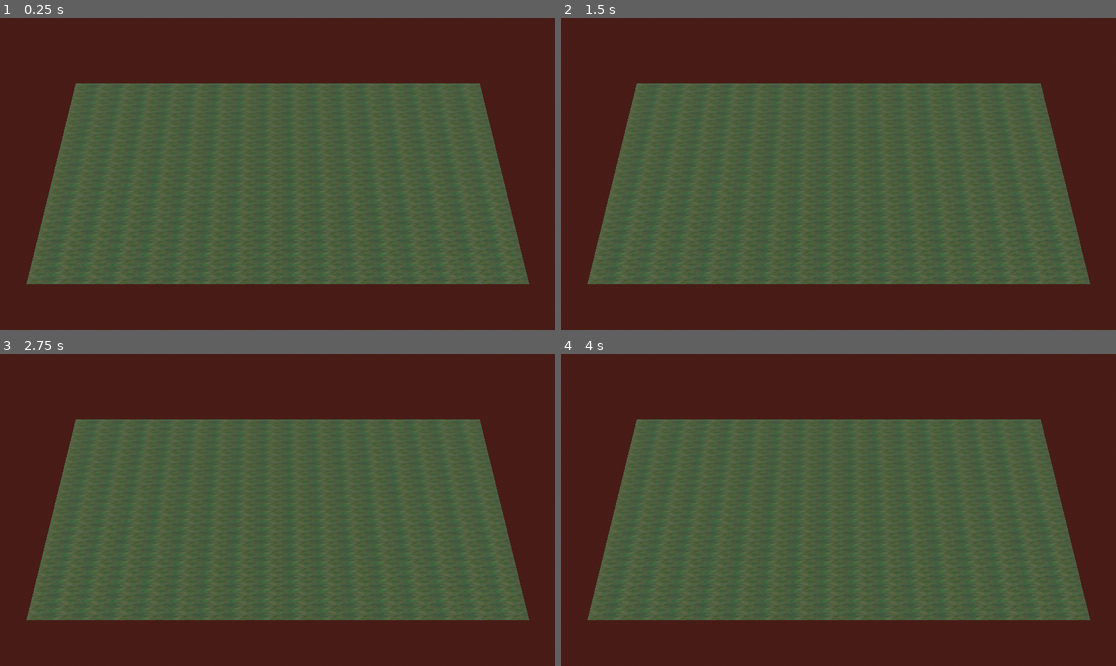
Above: before the commit, frames 1-4 (two rows, left to right).
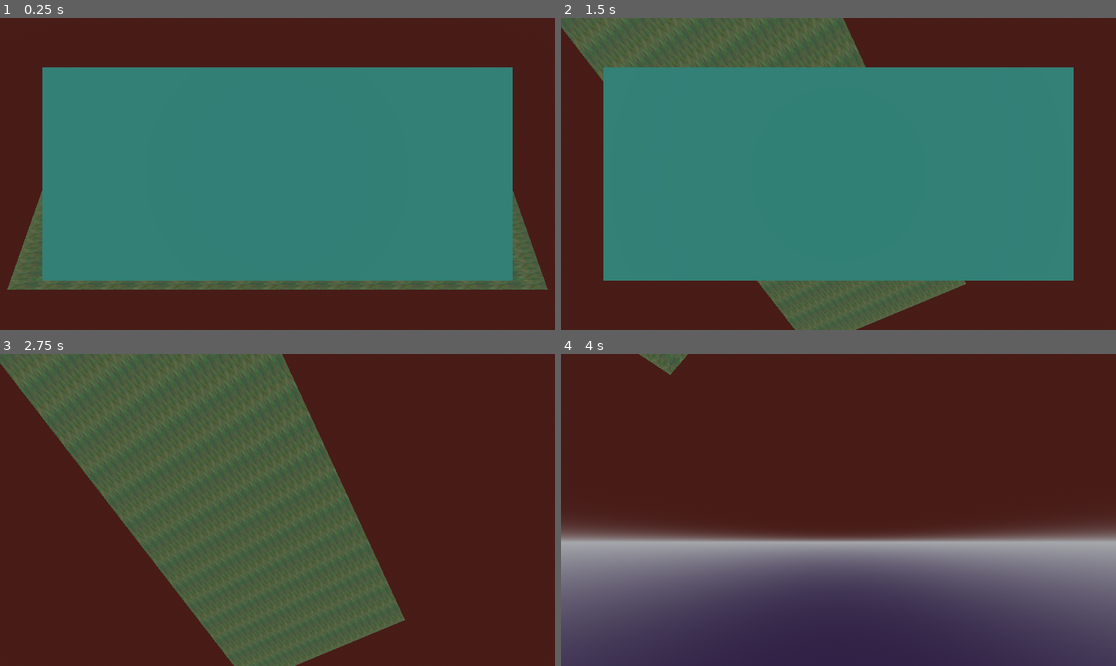
Above: after the commit, the same moments.

Repository: jacobarmbrecht/SpaceFootballCoach
Game: Godot game, scene res://scenes/main.tscn
Two runs of this game, one before a commit and one after it. Both use one fixed random seed, a clock stepped at 60 frames per second and the inputs below.
Inputs (mouse positions are in pixels of both pictures, inside the frame that each line leads up to):
- Up to frame 1 (0.25 s): no input
- Up to frame 2 (1.5 s): tap Enter at 0.5 s; move the mouse to (960, 158) at 0.52 s; tap V (change_view, bound only after the commit) at 0.6, 1.35 s; tap Space at 1.25 s; move the mouse to (727, 189) at 1.27 s
- Up to frame 3 (2.75 s): tap Enter at 2 s; move the mouse to (333, 441) at 2.02 s; tap V (change_view, bound only after the commit) at 2.1 s
- Up to frame 4 (4 s): tap Space at 2.75 s; move the mouse to (810, 572) at 2.77 s; tap V (change_view, bound only after the commit) at 2.85, 3.6 s; tap Enter at 3.5 s; move the mouse to (1005, 556) at 3.52 s

The runs differ from the first frame. In frame 1, 61% of the frame differs, in the area x 1-99%, y 15-88%; in frame 2, 71%; in frame 3, 40%; in frame 4, 72%, in the area x 0-100%, y 0-100%.

Commit message:
Added clipboard screen mesh. Added Coach player node. Added a toggle view function (press V).

Diff:
--- a/project.godot
+++ b/project.godot
@@ -27,3 +27,13 @@
 "events": [Object(InputEventKey,"resource_local_to_scene":false,"resource_name":"","device":0,"window_id":0,"alt_presse …(181 unchanged characters)…
 ]
 }
+change_view={
+"deadzone": 0.5,
+"events": [Object(InputEventKey,"resource_local_to_scene":false,"resource_name":"","device":-1,"window_id":0,"alt_pressed":false,"shift_pressed":false,"ctrl_pressed":false,"meta_pressed":false,"pressed":false,"keycode":0,"physical_keycode":86,"key_label":0,"unicode":118,"echo":false,"script":null)
+]
+}
+enter={
+"deadzone": 0.5,
+"events": [Object(InputEventKey,"resource_local_to_scene":false,"resource_name":"","device":-1,"window_id":0,"alt_pressed":false,"shift_pressed":false,"ctrl_pressed":false,"meta_pressed":false,"pressed":false,"keycode":0,"physical_keycode":4194309,"key_label":0,"unicode":0,"echo":false,"script":null)
+]
+}
--- a/scenes/clipboard.tscn
+++ b/scenes/clipboard.tscn
@@ -1,11 +1,18 @@
-[gd_scene load_steps=2 format=3 uid="uid://ba8cw0sed0vto"]
+[gd_scene load_steps=3 format=3 uid="uid://ba8cw0sed0vto"]
 
-[ext_resource type="PackedScene" uid="uid://jccgca2p3rkj" path="res://assets/blender/clipboard.glb" id="1_k1ij6"]
+[sub_resource type="StandardMaterial3D" id="StandardMaterial3D_wtv3x"]
+albedo_color = Color(0.121569, 0.482353, 0.431373, 1)
+emission_enabled = true
+emission = Color(1, 1, 1, 1)
+emission_energy_multiplier = 0.1
+
+[sub_resource type="BoxMesh" id="BoxMesh_h7hcf"]
+material = SubResource("StandardMaterial3D_wtv3x")
+size = Vector3(1.1, 0.05, 0.5)
 
 [node name="Clipboard" type="Node3D"]
 
 [node name="CanvasLayer" type="CanvasLayer" parent="."]
 
-[node name="Graphics" type="Node3D" parent="CanvasLayer"]
-
-[node name="clipboard" parent="CanvasLayer/Graphics" instance=ExtResource("1_k1ij6")]
+[node name="clipboard" type="MeshInstance3D" parent="."]
+mesh = SubResource("BoxMesh_h7hcf")
--- /dev/null
+++ b/scenes/coach.gd
@@ -0,0 +1,31 @@
+extends Node3D
+@onready var clipboard = $CoachCam/Clipboard
+@onready var camera = $CoachCam
+@onready var view_type = 1
+
+@export var mouse_sens = 0.5
+@export var clipb_sens = 0.5
+@export var clip_pos_start = Vector3(0,0,-0.5)
+@export var clip_pos_end = Vector3(0,-0.75,-0.5)
+
+# Called when the node enters the scene tree for the first time.
+func _ready():
+	pass # Replace with function body.
+
+
+# Called every frame. 'delta' is the elapsed time since the previous frame.
+func _process(delta):
+	if Input.is_action_just_pressed("change_view"):
+		view_type = view_type * -1 #toggle view
+		clipboard.position = clip_pos_end
+		#switch the pos now
+		var temp = clip_pos_start
+		clip_pos_start = clip_pos_end
+		clip_pos_end = temp
+
+func _input(event):
+	if view_type == -1: #view check
+		if event is InputEventMouseMotion: #allow freelook
+			rotation_degrees.y -= mouse_sens * event.relative.x
+			camera.rotation_degrees.x -= mouse_sens * event.relative.y
+			camera.rotation_degrees.x = clamp(camera.rotation_degrees.x, -90, 90)
--- /dev/null
+++ b/scenes/coach.tscn
@@ -0,0 +1,14 @@
+[gd_scene load_steps=3 format=3 uid="uid://ctealpa7t1uop"]
+
+[ext_resource type="Script" path="res://scenes/coach.gd" id="1_jme4l"]
+[ext_resource type="PackedScene" uid="uid://ba8cw0sed0vto" path="res://scenes/clipboard.tscn" id="2_yl6gb"]
+
+[node name="Coach" type="Node3D"]
+transform = Transform3D(1, 0, 0, 0, 1, 0, 0, 0, 1, 0, 0, 0)
+script = ExtResource("1_jme4l")
+
+[node name="CoachCam" type="Camera3D" parent="."]
+current = true
+
+[node name="Clipboard" parent="CoachCam" instance=ExtResource("2_yl6gb")]
+transform = Transform3D(1, 0, 0, 0, -4.37114e-08, -1, 0, 1, -4.37114e-08, 0, 0, -0.5)
--- a/scenes/main.tscn
+++ b/scenes/main.tscn
@@ -1,6 +1,7 @@
-[gd_scene load_steps=5 format=3 uid="uid://cmc0yqbld48gh"]
+[gd_scene load_steps=6 format=3 uid="uid://cmc0yqbld48gh"]
 
 [ext_resource type="PackedScene" uid="uid://b3wdchhujwi5l" path="res://scenes/field.tscn" id="1_4dat0"]
+[ext_resource type="PackedScene" uid="uid://ctealpa7t1uop" path="res://scenes/coach.tscn" id="2_c0p21"]
 
 [sub_resource type="ProceduralSkyMaterial" id="ProceduralSkyMaterial_ygpn5"]
 sky_top_color = Color(0.180392, 0.12549, 0.262745, 1)
@@ -18,12 +19,8 @@
 
 [node name="Field" parent="." instance=ExtResource("1_4dat0")]
 
-[node name="Coach" type="Node3D" parent="."]
-transform = Transform3D(1, 0, 0, 0, 0.654635, 0.755945, 0, -0.755945, 0.654635, -0.0738983, 28, 27.5974)
-
-[node name="CoachCam" type="Camera3D" parent="Coach"]
-transform = Transform3D(1, 0, 0, 0, 0.880287, 0.474441, 0, -0.474441, 0.880287, 0, 26.6208, 5.78311)
-current = true
+[node name="Coach" parent="." instance=ExtResource("2_c0p21")]
+transform = Transform3D(1, 0, 0, 0, 0.297724, 0.954652, 0, -0.954652, 0.297724, 0, 47.6293, 14.9227)
 
 [node name="WorldEnvironment" type="WorldEnvironment" parent="."]
 environment = SubResource("Environment_y3kg5")
Binary file added: blender/clipboard.glb
Not shown, added: blender/clipboard.glb.import
Not shown, changed: blender/clipboard.blend
Not shown, added: blender/clipboard.blend1
